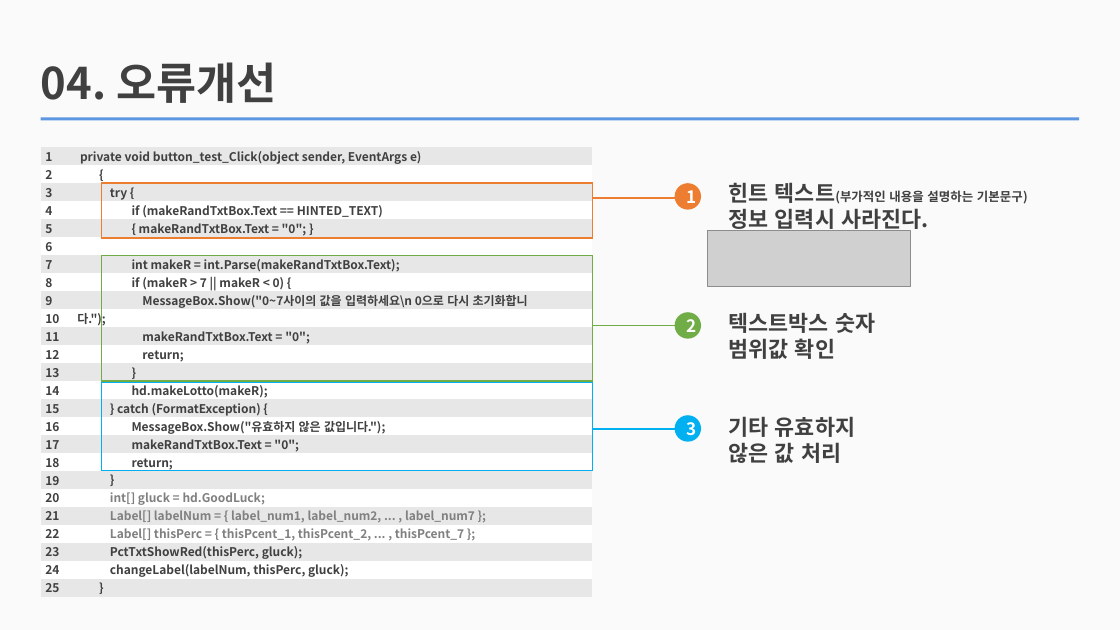
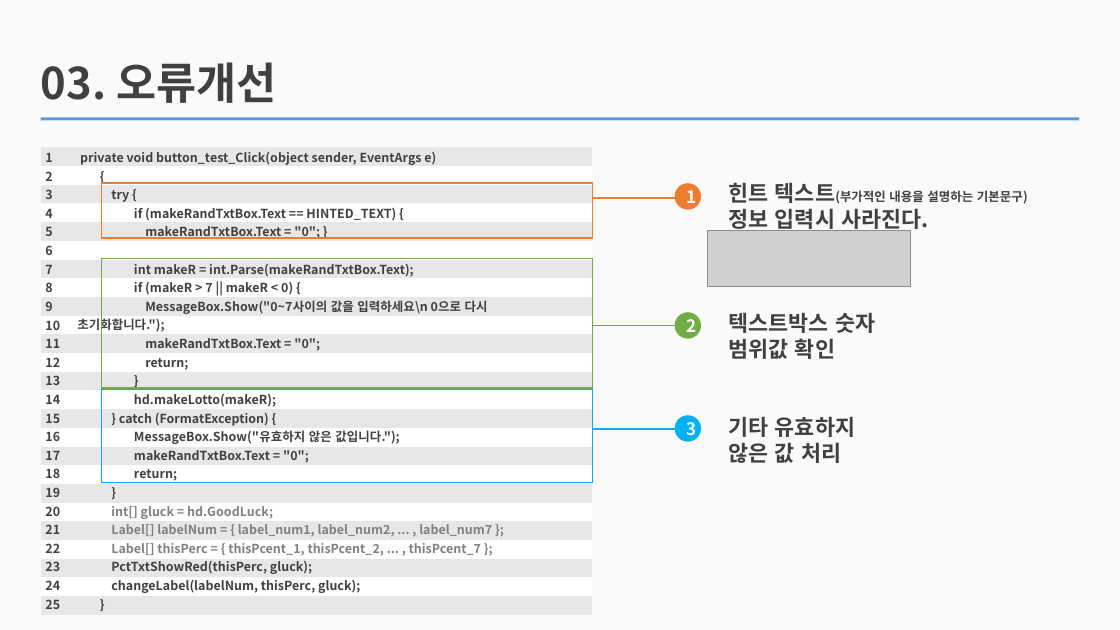
Before and after one commit to jhy0409/jhy0409, a slide deck: slide 6 of 2 vsStudio_P/210408_cSharp_basic_chap5/sukje_lotto/PPT/210409_로또번호 생성기.pptx (slide 7 before the commit). Drawn at 1120x630 pixels with LibreOffice and Linux fonts; fonts in the diff are those of the drawing; grey boxes stand for pictures. Boxes give left, top, right and bottom in pixels: in the first picture for what was removed or moved away, otherwise in the second. Text is boxed around its words. In the diff, an @@ line names an element or a change of style, - is before the commit and + after.

```diff
--- a/2 vsStudio_P/210408_cSharp_basic_chap5/sukje_lotto/PPT/210409_로또번호 생성기.pptx
+++ b/2 vsStudio_P/210408_cSharp_basic_chap5/sukje_lotto/PPT/210409_로또번호 생성기.pptx
@@ text at (x1=41, y1=62, x2=276, y2=103): text changed @@
-04. 오류개선
+03. 오류개선
@@ table resized from (x1=40, y1=148, x2=591, y2=598) to (x1=40, y1=148, x2=591, y2=615) @@
@@ text "1" at (x1=45, y1=153, x2=60, y2=609): size 7.7 to 8 pt @@
@@ text at (x1=77, y1=152, x2=492, y2=593): size 7.7 to 8 pt in "private void button_test_Click(object sender, EventArgs e)", "{", "try {", "int makeR = int.Parse(makeRandTxtBox.Text);" and 17 more places @@
@@ text at (x1=134, y1=208, x2=396, y2=239): text changed; size 7.7 to 8 pt @@
-if (makeRandTxtBox.Text == HINTED_TEXT)
-{ makeRandTxtBox.Text = "0"; }
+if (makeRandTxtBox.Text == HINTED_TEXT) {
+makeRandTxtBox.Text = "0"; }
@@ rectangle resized from (x1=102, y1=255, x2=594, y2=381) to (x1=102, y1=259, x2=594, y2=389) @@
@@ rectangle resized from (x1=102, y1=383, x2=594, y2=470) to (x1=102, y1=390, x2=594, y2=483) @@
```
Also in this commit, not shown: 5 other slides changed, 1 slide added, 1 slide removed, 37 other files.
